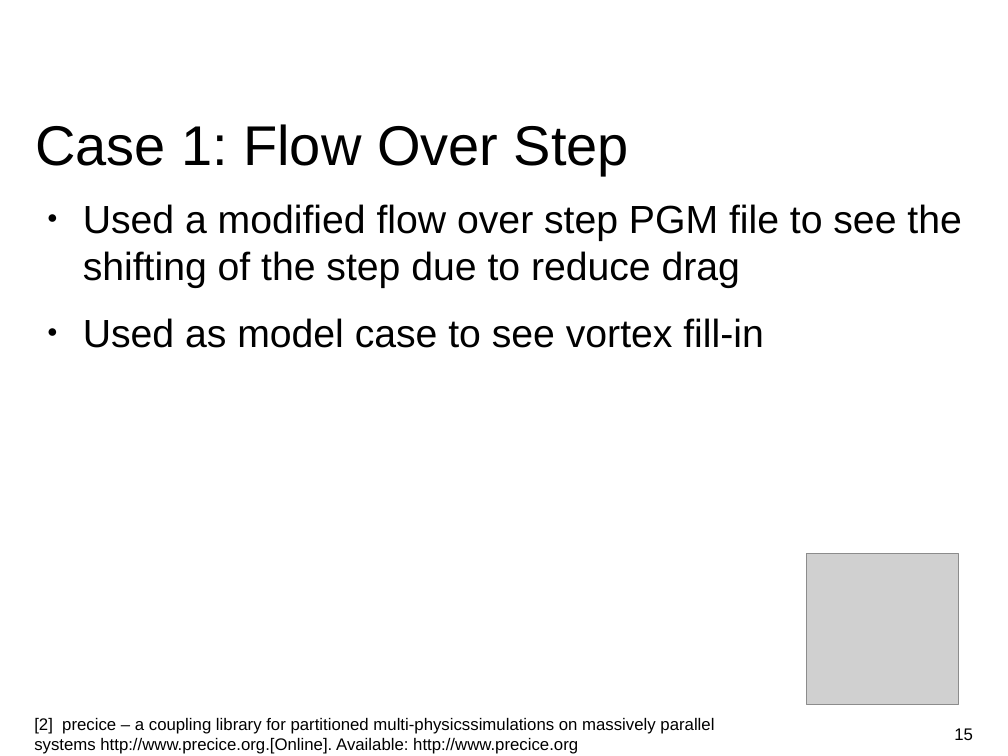
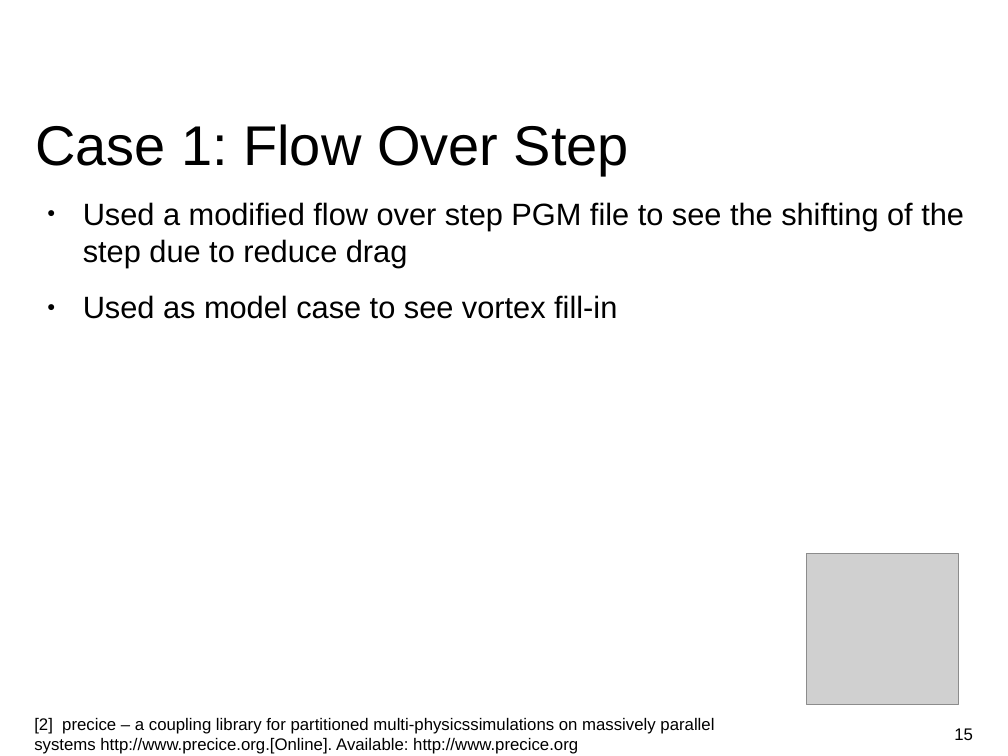
Before and after one commit to huangq1234553/cfd-lab, a slide deck: slide 15 of Presentation/Presentation.odp. Drawn at 1008x756 pixels with LibreOffice and Linux fonts; fonts in the diff are those of the drawing; grey boxes stand for pictures; background and template pictures are left out. Boxes give left, top, right and bottom in pixels: in the first picture for what was removed or moved away, otherwise in the second. Text is boxed around its words. In the diff, an @@ line names an element or a change of style, - is before the commit and + after.

```diff
--- a/Presentation/Presentation.odp
+++ b/Presentation/Presentation.odp
@@ text "Used a modified flow over ..." at bbox=[83, 202, 964, 319]: size 28 to 22 pt @@
```
Also in this commit, not shown: 14 other slides changed.
